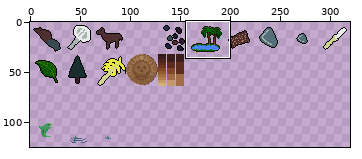
One commit to this sprite sheet: tiles/resources.png. Above: a wide view before the commit, with the close-up outlined.
Close-up. Before the commit:
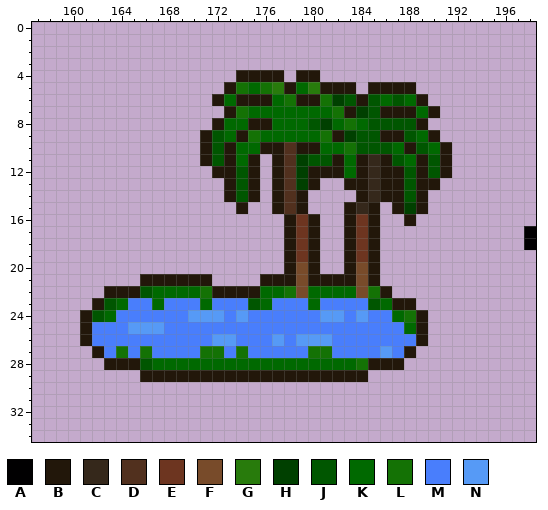
The file is 320x128 pixels. Colours within 5 levels of each other are drawn and written as one. Shown: x 157..198, y 0..34. The wide view leaves out empty margins.
Palette (. is transparent): A #010001  B #22170a  C #35281b  D #51301e  E #6d3520  F #784b2a  G #287b0c  H #004000  J #005600  K #006900  L #147205  M #497efc  N #569af6
Pixels before, first column x 161:
 4 .............BBBB.BB..................
 5 ............BLKLGBKGBBB.BBBB..........
 6 ...........BKBBBKLBBLHJBJKJKB.........
 7 ............BLKKKKKKKLBHJBBBKB........
 8 ...........BKKBBKKKJHKLKJJJJB.........
 9 ..........BJKBLKKKKKLBHJJBBJKB........
10 ..........BJBKKBBDBBKKLJJJKBJKB.......
11 ..........BJBKB.BDHJJBKBCBJKBJB.......
12 ...........BBJB.BDHBBBKBCBBJBJB.......
13 ............BJB.BDHB..BBCBBJBB........
14 ............BJB.BDB....BCBBJB.........
15 .............B..BDB...BCB.BHB.........
16 .................BEB..BEB..B..........
17 .................BEB..BEB............A
18 .................BEB..BEB............A
19 .................BEB..BEB.............
20 .................BFB..BFB.............
21 .....BBBBBB....BBBFBBBBFB.............
22 ..BBBJKKKKLBBBBKKLFKKKKFLB............
23 .BJKMMKMMMKMMMJKMMMKMMMMJKBB..........
24 BJKMMMMMMNNNMNMMMMMMNNMNMMKLB.........
25 BMMMNNNMMMMMMMMMMMMMMMMMMMMKB.........
26 BMMMMMMMMMMNNMMMNMNNNMMMMMMMB.........
27 .BMLMLMMMMLLMLMMMMMLLMMMMNMB..........
28 ..BBBJKKKKKKKKKKKKKKKKKLBBB...........
29 .....BBBBBBBBBBBBBBBBBBB..............
The result:
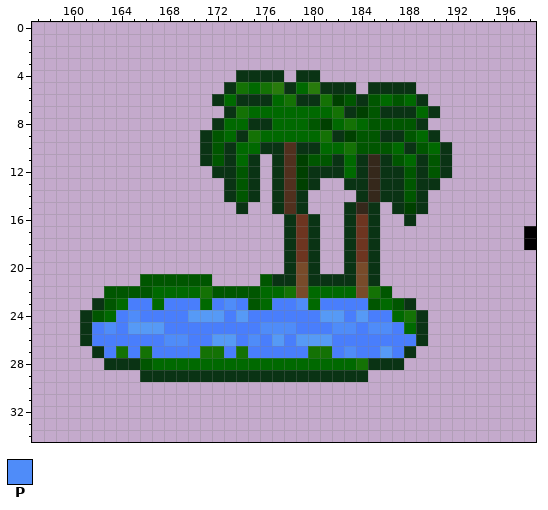
Colours new in this view: P #4f8cf9
Log entry: Update oasis tile.
From old to new:
{"colour":"B","old":"#22170a","new":"#0a3314"}
{"y":21,"x":166,"old":"BBBBBB","new":"JJJJJJ"}
{"y":21,"x":176,"old":"B","new":"J"}
{"y":22,"x":163,"old":"BBB","new":"JJJ"}
{"y":22,"x":172,"old":"BBBB","new":"JJJJ"}
{"y":22,"x":186,"old":"B","new":"J"}
{"y":23,"x":173,"old":"M","new":"P"}
{"y":23,"x":179,"old":"M","new":"P"}
{"y":23,"x":187,"old":"B","new":"J"}
{"y":24,"x":165,"old":"M","new":"P"}
{"y":25,"x":163,"old":"M","new":"P"}
{"y":25,"x":176,"old":"MMM","new":"PPP"}
{"y":25,"x":182,"old":"MM","new":"PP"}
{"y":25,"x":185,"old":"MM","new":"PP"}
{"y":26,"x":168,"old":"MM","new":"PP"}
{"y":26,"x":175,"old":"M","new":"P"}
{"y":27,"x":183,"old":"M","new":"P"}
{"label":"changed","picture_box":[80,70,452,382]}
